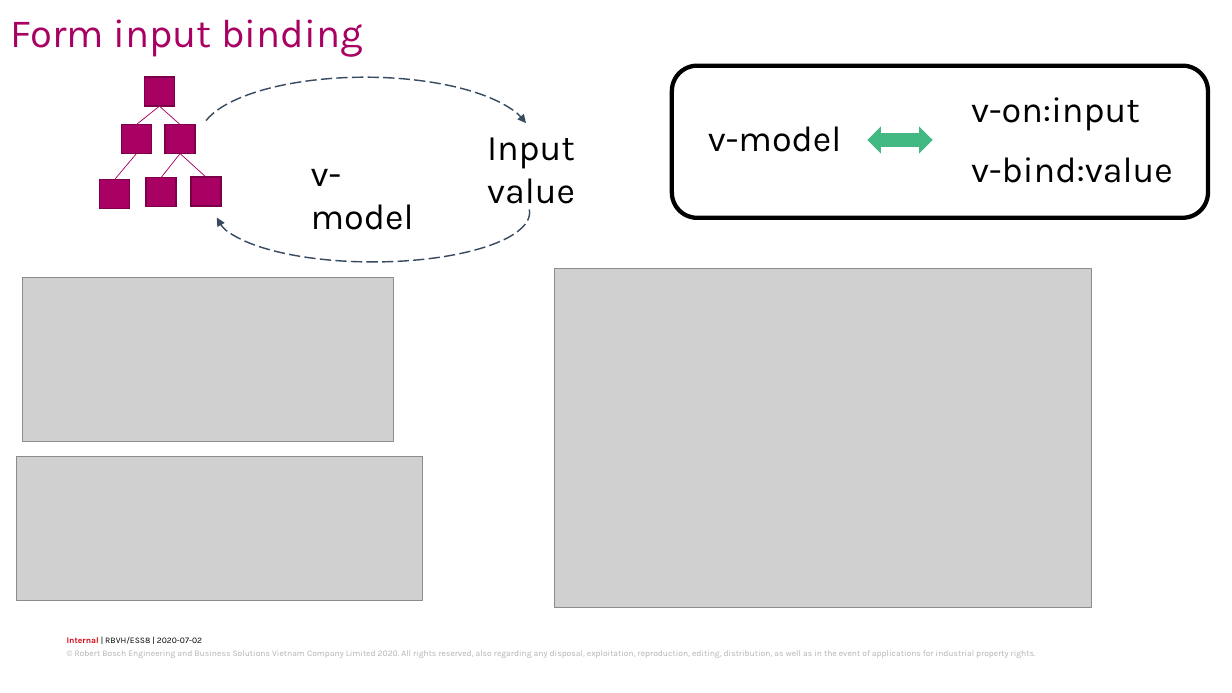
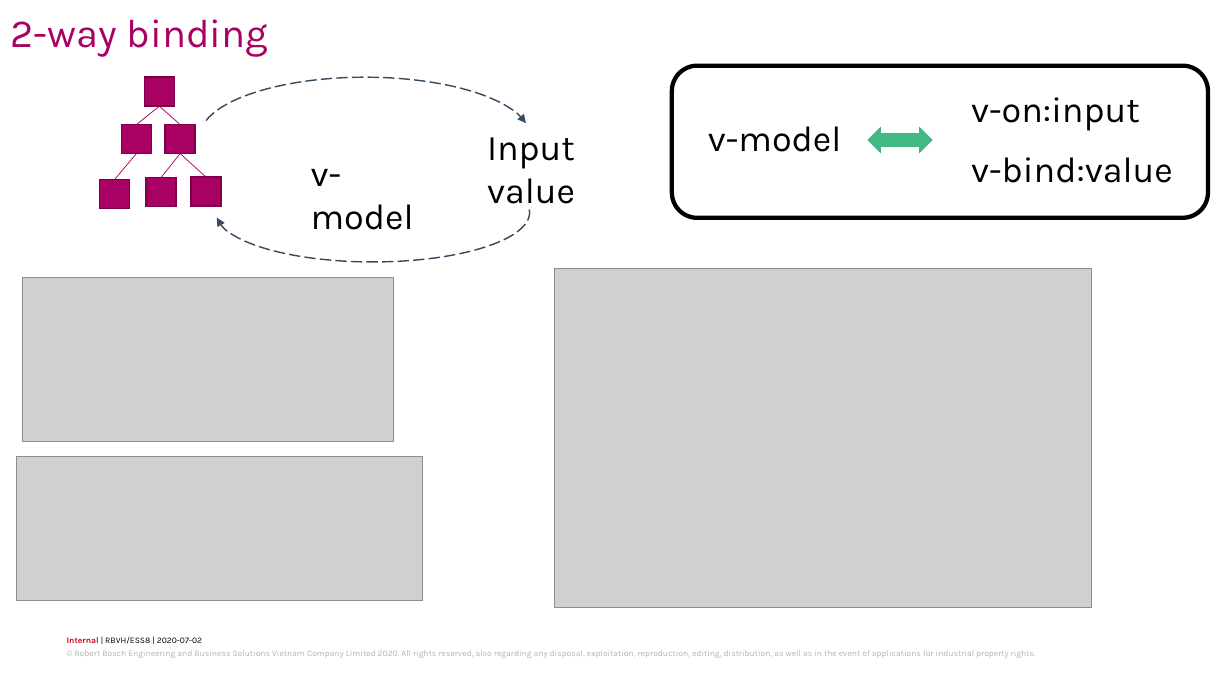
Before and after one commit to trancongduynguyen1997/sample-todo, a slide deck: slide 25 of Trần Công Duy Nguyên – EDA34.pptx. Drawn at 1232x693 pixels with LibreOffice and Linux fonts; fonts in the diff are those of the drawing; grey boxes stand for pictures; background and template pictures are left out. Boxes give left, top, right and bottom in pixels: in the first picture for what was removed or moved away, otherwise in the second. Text is boxed around its words. In the diff, an @@ line names an element or a change of style, - is before the commit and + after.

```diff
--- a/Trần Công Duy Nguyên – EDA34.pptx
+++ b/Trần Công Duy Nguyên – EDA34.pptx
@@ text at (x1=11, y1=19, x2=269, y2=57): text changed @@
-Form input binding
+2-way binding
```
Also in this commit, not shown: 9 other slides changed.
